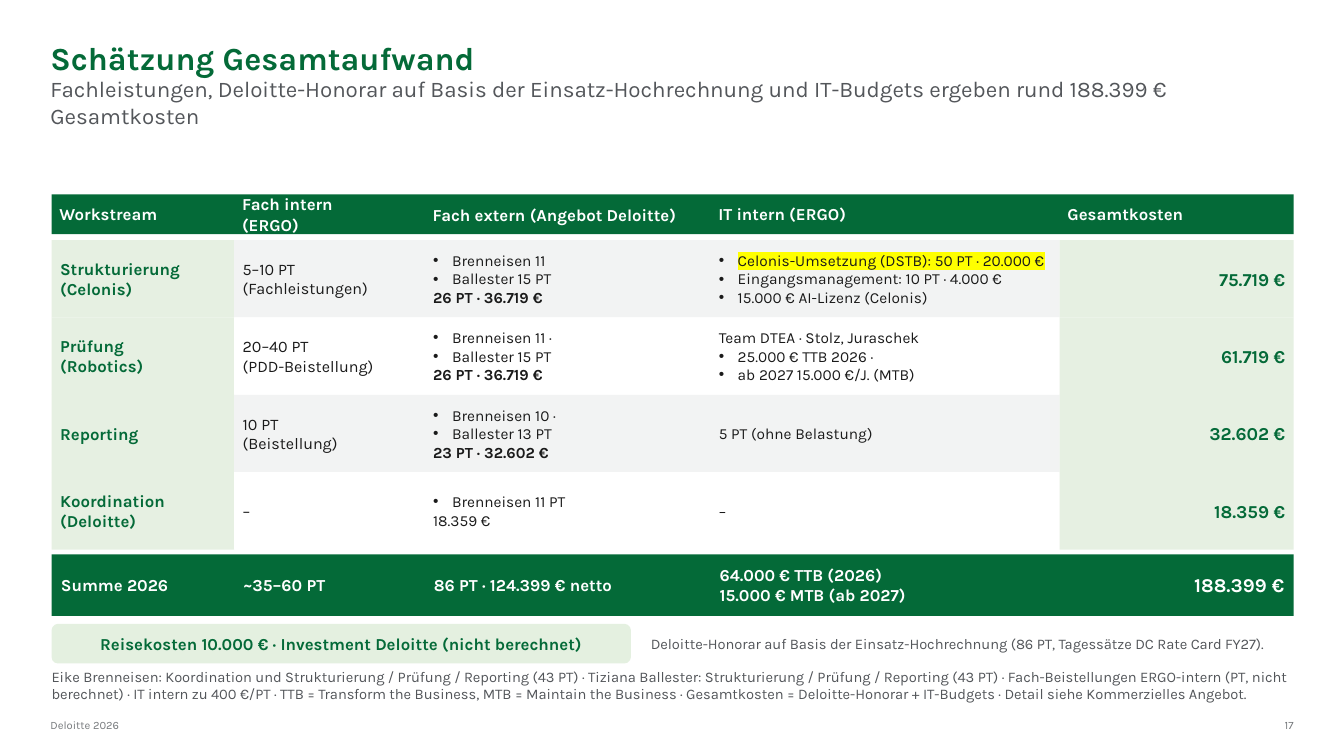
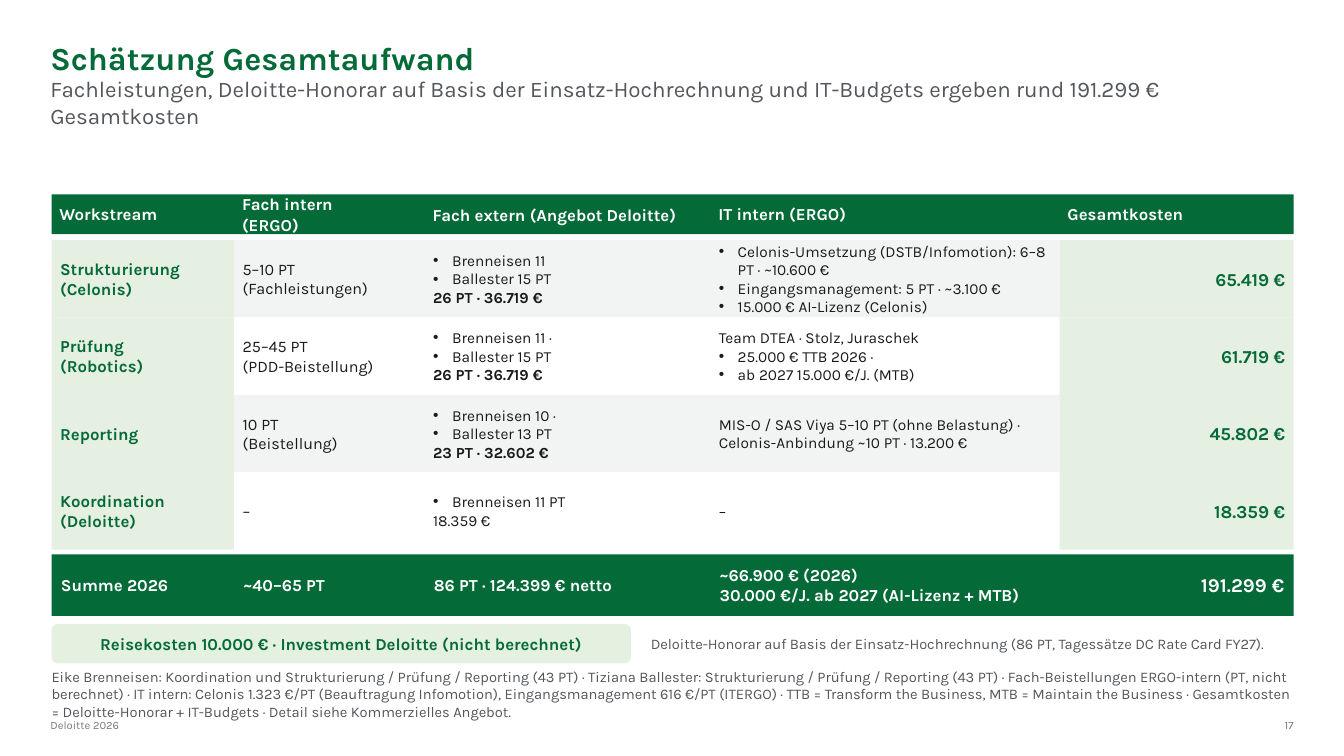
Before and after one commit to brenneisen-e/01_ki-arbeitsplatz, a slide deck: slide 17 of Bestandsuebertragung/kontextdokumente/20260702_ERGO_HR Sales_Makler meets KI_Angebot Deloitte_vworking.pptx. Drawn at 1344x756 pixels with LibreOffice and Linux fonts; fonts in the diff are those of the drawing. Boxes give left, top, right and bottom in pixels: in the first picture for what was removed or moved away, otherwise in the second. Text is boxed around its words. In the diff, an @@ line names an element or a change of style, - is before the commit and + after.

```diff
--- a/Bestandsuebertragung/kontextdokumente/20260702_ERGO_HR Sales_Makler meets KI_Angebot Deloitte_vworking.pptx
+++ b/Bestandsuebertragung/kontextdokumente/20260702_ERGO_HR Sales_Makler meets KI_Angebot Deloitte_vworking.pptx
@@ text at bbox=[50, 77, 1141, 124]: text changed @@
-Fachleistungen, Deloitte-Honorar auf Basis der Einsatz-Hochrechnung und IT-Budgets ergeben rund 188.399 € Gesamtkosten
+Fachleistungen, Deloitte-Honorar auf Basis der Einsatz-Hochrechnung und IT-Budgets ergeben rund 191.299 € Gesamtkosten
@@ text at bbox=[738, 245, 1046, 298]: text changed @@
-• Celonis-Umsetzung (DSTB): 50 PT · 20.000 €
-• Eingangsmanagement: 10 PT · 4.000 €
+• Celonis-Umsetzung (DSTB/Infomotion): 6–8 PT · ~10.600 €
+• Eingangsmanagement: 5 PT · ~3.100 €
@@ text at bbox=[1215, 274, 1269, 287]: text changed @@
-75.719 €
+65.419 €
@@ text at bbox=[243, 341, 308, 352]: text changed @@
-20–40 PT
+25–45 PT
@@ text at bbox=[719, 419, 1014, 452]: text changed @@
-5 PT (ohne Belastung)
+MIS-O / SAS Viya 5–10 PT (ohne Belastung) · Celonis-Anbindung ~10 PT · 13.200 €
@@ text at bbox=[1210, 428, 1270, 441]: text changed @@
-32.602 €
+45.802 €
@@ text at bbox=[720, 568, 1019, 603]: text changed @@
-64.000 € TTB (2026)
-15.000 € MTB (ab 2027)
+~66.900 € (2026)
+30.000 €/J. ab 2027 (AI-Lizenz + MTB)
@@ text at bbox=[243, 580, 325, 592]: text changed @@
-~35–60 PT
+~40–65 PT
@@ text at bbox=[1201, 579, 1267, 593]: text changed @@
-188.399 €
+191.299 €
@@ text at bbox=[52, 671, 1290, 717]: text changed @@
-Eike Brenneisen: Koordination und Strukturierung / Prüfung / Reporting (43 PT) · Tiziana Ballester: Strukturierung / Prüfung / Reporting (43 PT) · Fach-Beistellungen ERGO-intern (PT, nicht berechnet) · IT intern zu 400 €/PT · TTB = Transform the Business, MTB = Maintain the Business · Gesamtkosten = Deloitte-Honorar + IT-Budgets · Detail siehe Kommerzielles Angebot.
+Eike Brenneisen: Koordination und Strukturierung / Prüfung / Reporting (43 PT) · Tiziana Ballester: Strukturierung / Prüfung / Reporting (43 PT) · Fach-Beistellungen ERGO-intern (PT, nicht berechnet) · IT intern: Celonis 1.323 €/PT (Beauftragung Infomotion), Eingangsmanagement 616 €/PT (ITERGO) · TTB = Transform the Business, MTB = Maintain the Business · Gesamtkosten = Deloitte-Honorar + IT-Budgets · Detail siehe Kommerzielles Angebot.
```
Also in this commit, not shown: 5 other slides changed.
